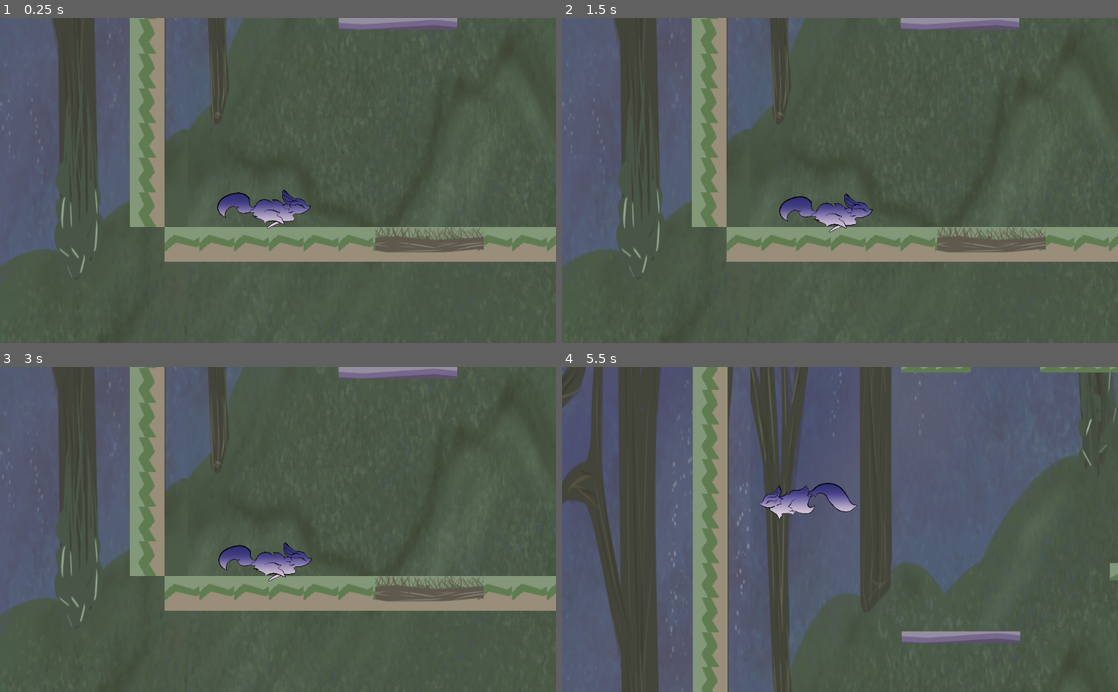
Above: before the commit, frames 1-4 (two rows, left to right).
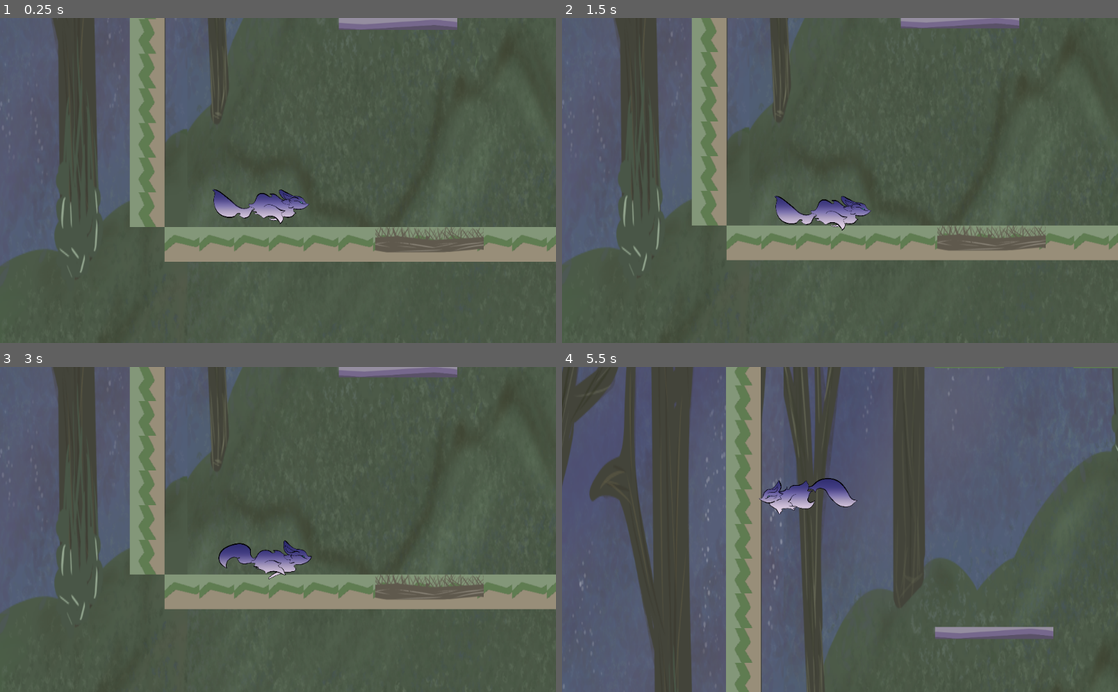
Above: after the commit, the same moments.

Repository: yeetables/Gami
Game: Godot game, scene res://Scenes/World.tscn
Same seed, same stepped clock (60 frames per second), same inputs: the game is played once before the commit and once after it.
Inputs (mouse positions are in pixels of both pictures, inside the frame that each line leads up to):
- Up to frame 1 (0.25 s): no input
- Up to frame 2 (1.5 s): move the mouse to (962, 164) at 0.52 s; hold 1 0.53-1.28 s; click (962, 164) at 0.67 s; tap Enter at 1.25 s; move the mouse to (728, 196) at 1.27 s; tap 2 at 1.35 s; click (728, 196) at 1.42 s
- Up to frame 3 (3 s): tap Space at 2 s; move the mouse to (333, 458) at 2.02 s; hold 3 2.03-2.78 s; click (333, 458) at 2.17 s; tap Enter at 2.75 s; move the mouse to (250, 594) at 2.77 s; tap L at 2.85 s; click (250, 594) at 2.92 s
- Up to frame 4 (5.5 s): tap Space at 3.5 s; move the mouse to (1006, 578) at 3.52 s; hold J 3.53-4.28 s; click (1006, 578) at 3.67 s; move the mouse to (673, 480) at 4.27 s; tap I at 4.35 s; click (673, 480) at 4.42 s; move the mouse to (867, 529) at 5.02 s; hold 1 from 5.03 s (still down); click (867, 529) at 5.17 s

The runs differ from the first frame. In frame 1, 1.2% of the frame differs, in the area x 38-56%, y 52-65%; in frame 2, 2.9%; in frame 3, 2.6%; in frame 4, 47%, in the area x 0-100%, y 0-100%.

Commit message:
fix hit box

Diff:
--- a/src/Scenes/Player.tscn
+++ b/src/Scenes/Player.tscn
@@ -7,7 +7,7 @@
 [sub_resource type="RectangleShape2D" id=1]
 
 custom_solver_bias = 0.0
-extents = Vector2( 9.03735, 7.35089 )
+extents = Vector2( 5.42885, 7.35089 )
 
 [sub_resource type="Animation" id=2]
 
@@ -28,13 +28,10 @@
 "values": [ 0, 2, 4, 6, 8, 10, 12, 14, 16 ]
 }
 
-[node name="Player" type="Node2D"]
+[node name="Player" type="Node2D" index="0"]
 
-position = Vector2( 0.975342, 0 )
+position = Vector2( 9.26584, 0.487671 )
 _sections_unfolded = [ "Transform" ]
-__meta__ = {
-"_edit_group_": true
-}
 
 [node name="Body" type="KinematicBody2D" parent="." index="0" groups=[
 "player",
@@ -49,18 +46,19 @@
 
 [node name="CollisionShape2D" type="CollisionShape2D" parent="Body" index="0"]
 
-position = Vector2( -32.1792, 8.29047 )
 scale = Vector2( 7.97159, 3.06611 )
 shape = SubResource( 1 )
 _sections_unfolded = [ "Transform" ]
 
 [node name="Basic" type="Sprite" parent="Body" index="1"]
 
+position = Vector2( 0, -9 )
 scale = Vector2( 0.2, 0.2 )
 texture = ExtResource( 2 )
 vframes = 4
 hframes = 5
-_sections_unfolded = [ "Animation", "Region", "Transform" ]
+frame = 4
+_sections_unfolded = [ "Animation", "Material", "Offset", "Region", "Transform", "Visibility", "Z Index" ]
 
 [node name="AnimationPlayer" type="AnimationPlayer" parent="Body" index="2"]
 
--- a/src/Scenes/World.tscn
+++ b/src/Scenes/World.tscn
@@ -16,7 +16,7 @@
 custom_solver_bias = 0.0
 extents = Vector2( 10, 10 )
 
-[node name="World" type="Node2D" index="0"]
+[node name="World" type="Node2D"]
 
 [node name="Player" parent="." index="0" instance=ExtResource( 1 )]
 
@@ -376,6 +376,7 @@
 audio_bus_override = false
 audio_bus_name = "Master"
 script = ExtResource( 9 )
+_sections_unfolded = [ "Transform" ]
 __meta__ = {
 "_edit_group_": true
 }
@@ -383,6 +384,7 @@
 [node name="CollisionShape2D" type="CollisionShape2D" parent="SpawnPoint2" index="0"]
 
 shape = SubResource( 1 )
+_sections_unfolded = [ "Transform" ]
 
 [node name="SpawnPoint3" type="Area2D" parent="." index="12"]
 
--- a/src/Scripts/Player.gd
+++ b/src/Scripts/Player.gd
@@ -9,6 +9,9 @@
 var jforce = 377
 var yspeed = 0
 const UP = Vector2(0,-1)
+#
+#const hit_box_offset_flipped = Vector2(50,0)
+#const hit_box_offset_normal = Vector2(0,0)
 
 func _physics_process(delta):
 	if Input.is_key_pressed(KEY_1):
@@ -85,6 +88,10 @@
 	#print(velocity)
 	move_and_slide(velocity, UP)
 
+#	if $Basic.is_flipped_h():
+#		$CollisionShape2D.set_position(hit_box_offset_flipped)
+#	else:
+#		$CollisionShape2D.set_position(hit_box_offset_normal)
 func _ready():
 	# Called when the node is added to the scene for the first time.
 	# Initialization here
